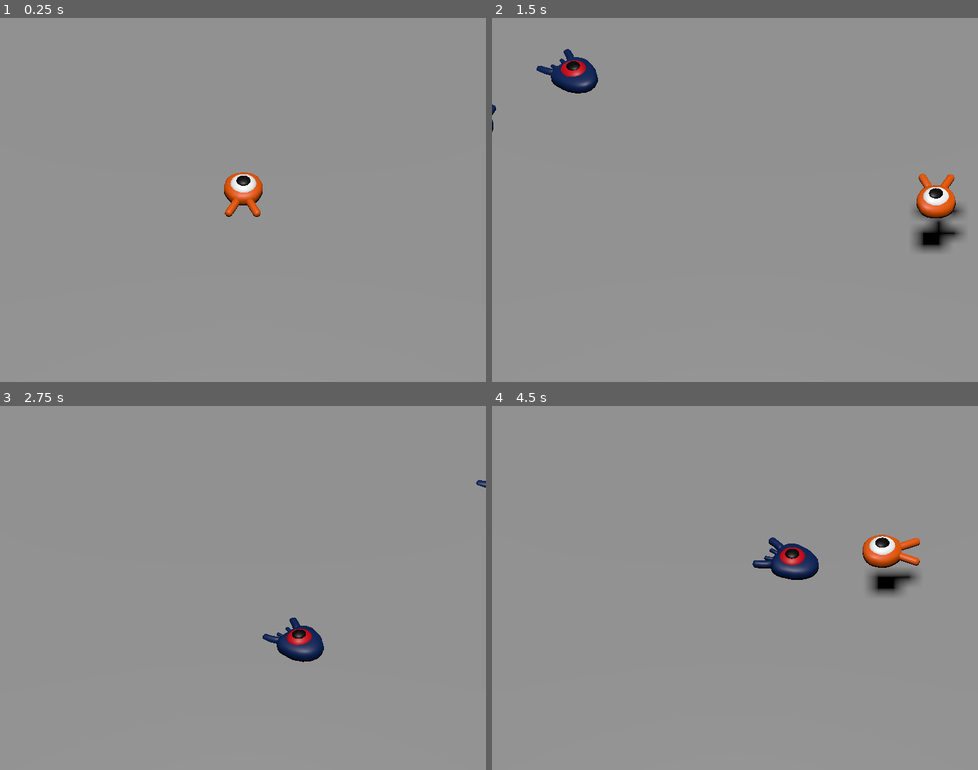
Above: before the commit, frames 1-4 (two rows, left to right).
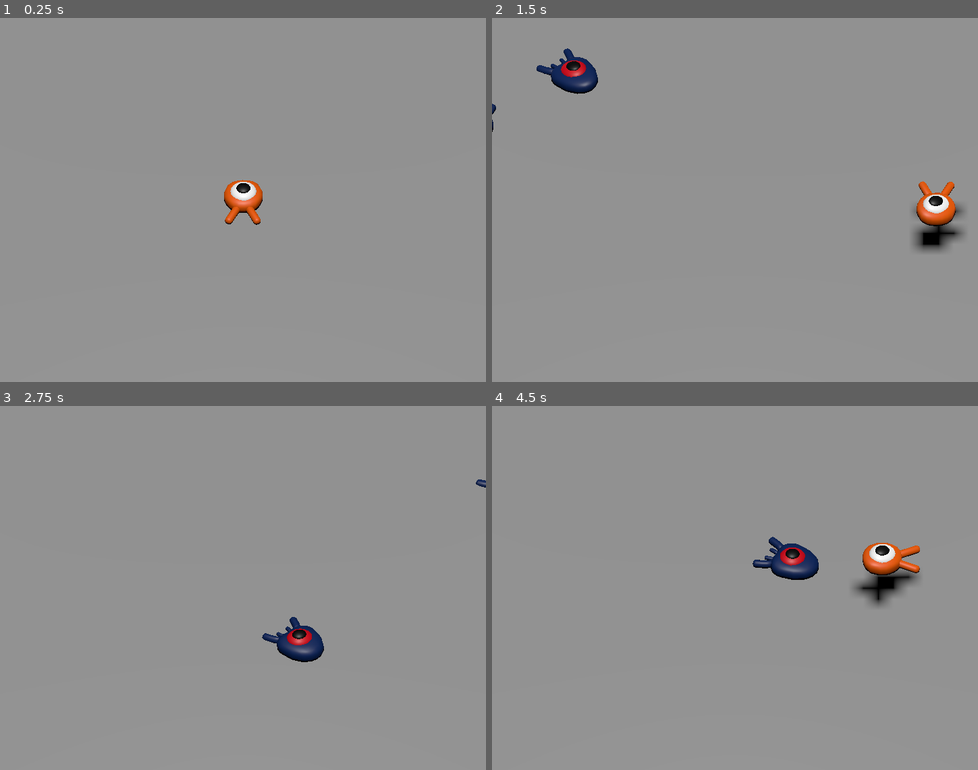
Above: after the commit, the same moments.

Repository: gbstorey/godot_docs_3d_tutorial
Game: Godot game, scene res://main.tscn
Two runs of this game, one before a commit and one after it. Both use one fixed random seed, a clock stepped at 60 frames per second and the inputs below.
Inputs:
- Up to frame 1 (0.25 s): no input
- Up to frame 2 (1.5 s): tap Enter at 0.5 s; hold Right (move_right) 0.53-1.28 s; tap Space (jump) at 0.6, 0.77, 1.07, 1.35 s; hold Down (move_back) from 1.28 s (still down)
- Up to frame 3 (2.75 s): tap Space (jump) at 1.52, 1.82, 2.1 s; release Down (move_back) at 2.03 s; hold Right (move_right) from 2.03 s (still down)
- Up to frame 4 (4.5 s): release Right (move_right) at 2.78 s; hold Up (move_forward) 2.78-3.53 s; tap Space (jump) at 2.85, 3.02, 3.32, 3.6, 3.77, 4.07, 4.35 s; hold Left (move_left) from 3.53 s (still down)

The runs differ from the first frame. In frame 1, 0.8% of the frame differs, in the area x 46-55%, y 42-57%; in frame 2, 0.9%; in frame 3, less than 0.1%; in frame 4, 1.3%, in the area x 53-89%, y 35-56%.

Commit message:
Player collision and hitbox tweaks

Diff:
--- a/main.gd
+++ b/main.gd
@@ -10,3 +10,7 @@
 	var player_position = $Player.position
 	mob.initialize(mob_spawn_location.position, player_position)
 	add_child(mob)
+
+
+func _on_player_hit():
+	$MobTimer.stop()
--- a/main.tscn
+++ b/main.tscn
@@ -74,10 +74,11 @@
 curve = SubResource("Curve3D_xtxqk")
 
 [node name="SpawnLocation" type="PathFollow3D" parent="SpawnPath"]
-transform = Transform3D(-0.00628901, 0, -0.99998, 0, 1, 0, 0.99998, 0, -0.00628901, -12.7075, 0, -15.7792)
+transform = Transform3D(-0.00628865, 0, -0.99998, 0, 1, 0, 0.99998, 0, -0.00628865, -12.7075, 0, -15.7792)
 
 [node name="MobTimer" type="Timer" parent="."]
 wait_time = 0.5
 autostart = true
 
+[connection signal="hit" from="Player" to="." method="_on_player_hit"]
 [connection signal="timeout" from="MobTimer" to="." method="_on_mob_timer_timeout"]
--- a/mob.tscn
+++ b/mob.tscn
@@ -4,7 +4,7 @@
 [ext_resource type="PackedScene" uid="uid://dujuyyq0xocsk" path="res://art/mob.glb" id="2_4i0vc"]
 
 [sub_resource type="BoxShape3D" id="BoxShape3D_nknqo"]
-size = Vector3(1.76038, 0.908661, 2.1775)
+size = Vector3(1.89478, 0.908661, 2.74802)
 
 [node name="Mob" type="CharacterBody3D" groups=["mob"]]
 collision_layer = 2
@@ -17,7 +17,7 @@
 [node name="Character" parent="Pivot" instance=ExtResource("2_4i0vc")]
 
 [node name="CollisionShape3D" type="CollisionShape3D" parent="."]
-transform = Transform3D(1, 0, 0, 0, 1, 0, 0, 0, 1, 0.145985, 0.354064, -0.0245032)
+transform = Transform3D(1, 0, 0, 0, 1, 0, 0, 0, 1, -0.024303, 0.354064, 0.406205)
 shape = SubResource("BoxShape3D_nknqo")
 
 [node name="VisibleOnScreenNotifier3D" type="VisibleOnScreenNotifier3D" parent="."]
--- a/player.gd
+++ b/player.gd
@@ -1,7 +1,8 @@
 extends CharacterBody3D
 
+signal hit
+
 @export var speed = 14
-
 @export var fall_acceleration = 75
 @export var jump_impulse = 20
 @export var bounce_impulse = 16
@@ -29,13 +30,6 @@
 	# Apply gravity unless touching the floor
 	if not is_on_floor():
 		target_velocity.y = target_velocity.y - (fall_acceleration*delta)
-	# Update velocity
-	velocity = target_velocity
-	# Jump
-	if is_on_floor() and Input.is_action_just_pressed("jump"):
-		target_velocity.y = jump_impulse
-	# Smooth engine movement
-	move_and_slide()
 	# Check collisions and bounce if a squash is successful
 	for index in range(get_slide_collision_count()):
 		var collision = get_slide_collision(index)
@@ -47,3 +41,19 @@
 				mob.squash()
 				target_velocity.y = bounce_impulse
 				break
+	# Update velocity
+	velocity = target_velocity
+	# Jump
+	if is_on_floor() and Input.is_action_just_pressed("jump"):
+		target_velocity.y = jump_impulse
+	# Smooth engine movement
+	move_and_slide()
+
+
+func die():
+	hit.emit()
+	queue_free()
+
+
+func _on_mob_detector_body_entered(body):
+	die()
--- a/player.tscn
+++ b/player.tscn
@@ -1,10 +1,14 @@
-[gd_scene load_steps=4 format=3 uid="uid://bn5lfio1gvf1n"]
+[gd_scene load_steps=5 format=3 uid="uid://bn5lfio1gvf1n"]
 
 [ext_resource type="Script" path="res://player.gd" id="1_b2tf1"]
 [ext_resource type="PackedScene" uid="uid://chkxnqlpes42f" path="res://art/player.glb" id="1_u54ks"]
 
 [sub_resource type="SphereShape3D" id="SphereShape3D_mtwgw"]
 radius = 0.81
+
+[sub_resource type="CylinderShape3D" id="CylinderShape3D_7gb8a"]
+height = 0.55486
+radius = 1.20878
 
 [node name="Player" type="CharacterBody3D"]
 collision_mask = 6
@@ -15,4 +19,16 @@
 [node name="Character" parent="Pivot" instance=ExtResource("1_u54ks")]
 
 [node name="CollisionShape3D" type="CollisionShape3D" parent="."]
+transform = Transform3D(1, 0, 0, 0, 1, 0, 0, 0, 1, 0, 0.561966, 0)
 shape = SubResource("SphereShape3D_mtwgw")
+
+[node name="MobDetector" type="Area3D" parent="."]
+collision_layer = 0
+collision_mask = 2
+monitorable = false
+
+[node name="CollisionShape3D" type="CollisionShape3D" parent="MobDetector"]
+transform = Transform3D(1, 0, 0, 0, 1, 0, 0, 0, 1, 0, 0.341672, 0)
+shape = SubResource("CylinderShape3D_7gb8a")
+
+[connection signal="body_entered" from="MobDetector" to="." method="_on_mob_detector_body_entered"]
